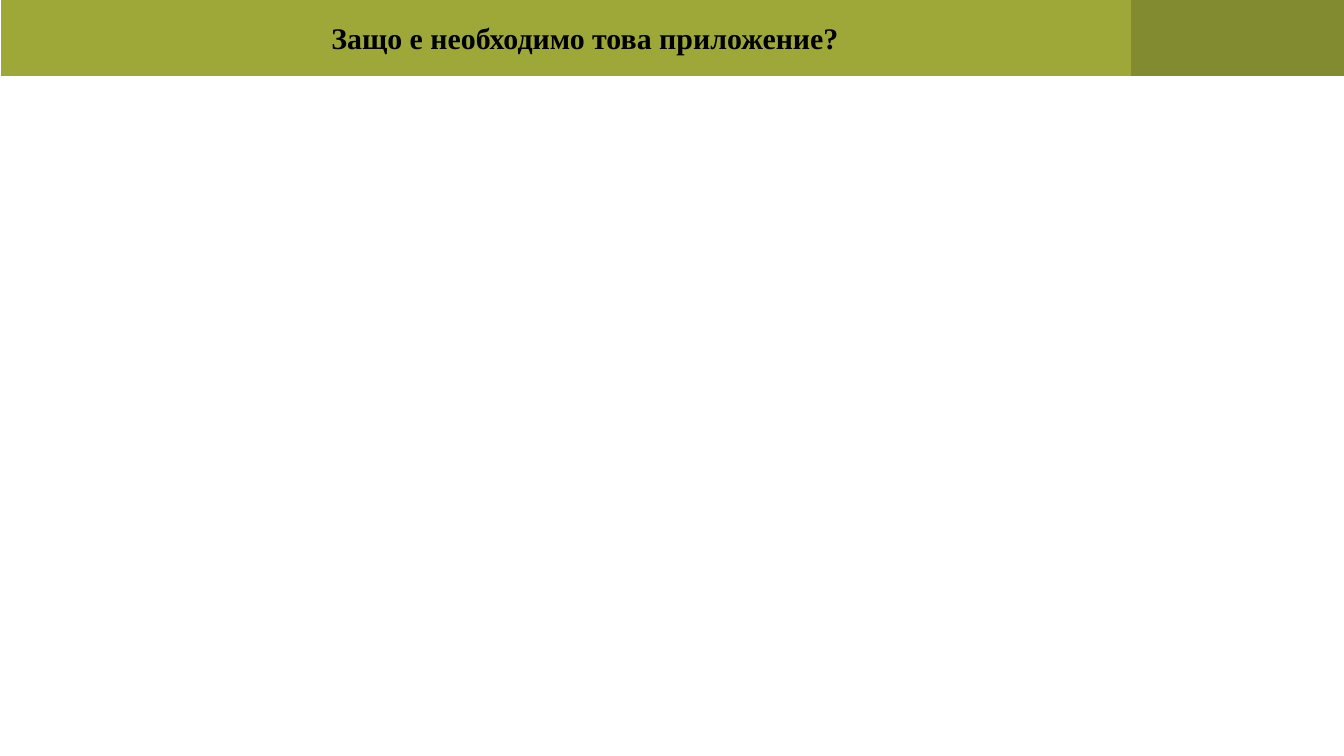
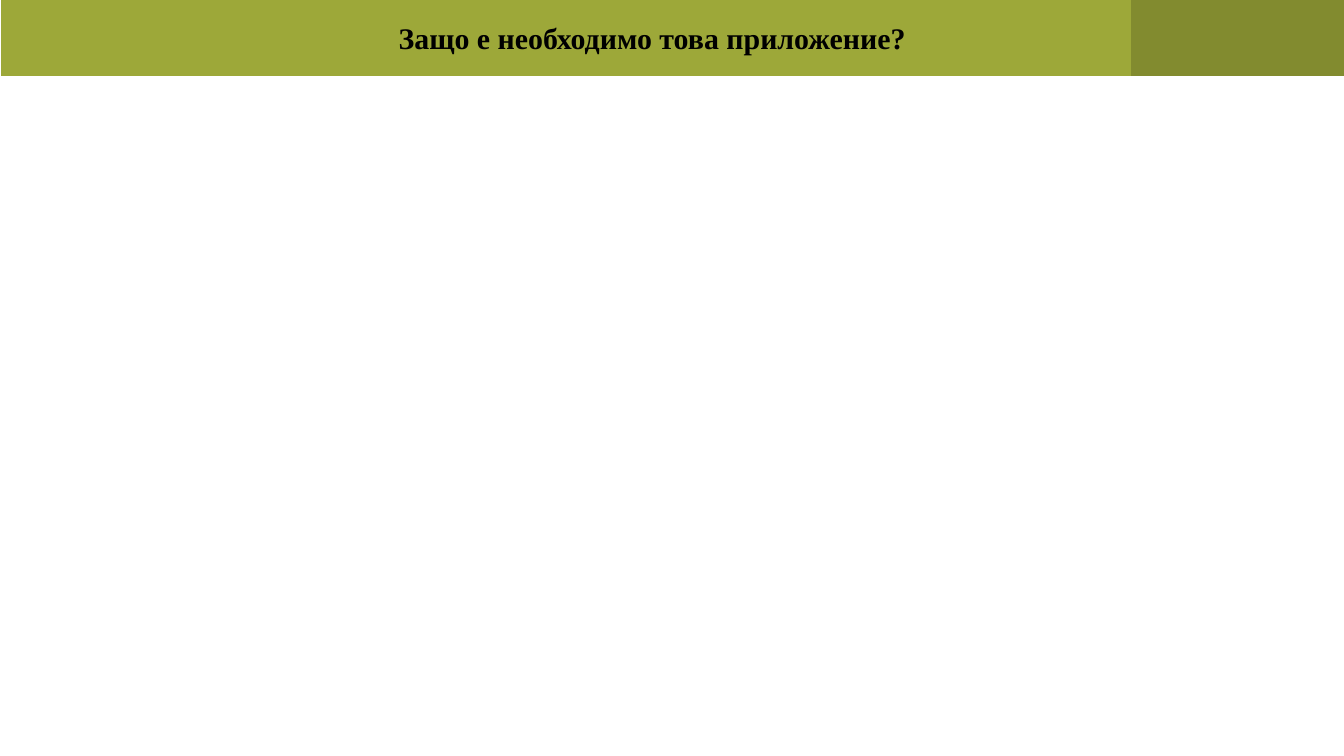
Before and after one commit to pgee-dzi2024/ThemePP_2602, a slide deck: slide 3 of DR/презентация.pptx. Drawn at 1344x756 pixels with LibreOffice and Linux fonts; fonts in the diff are those of the drawing. Boxes give left, top, right and bottom in pixels: in the first picture for what was removed or moved away, otherwise in the second. Text is boxed around its words. In the diff, an @@ line names an element or a change of style, - is before the commit and + after.

```diff
--- a/DR/презентация.pptx
+++ b/DR/презентация.pptx
@@ text "Защо е необходимо това приложение?": place and size @@
-text "Защо е необходимо това приложение?" at (331,27,838,55)
+text "Защо е необходимо това приложение?" at (399,28,905,55)
```
Also in this commit, not shown: 6 other slides changed, 1 other file.
